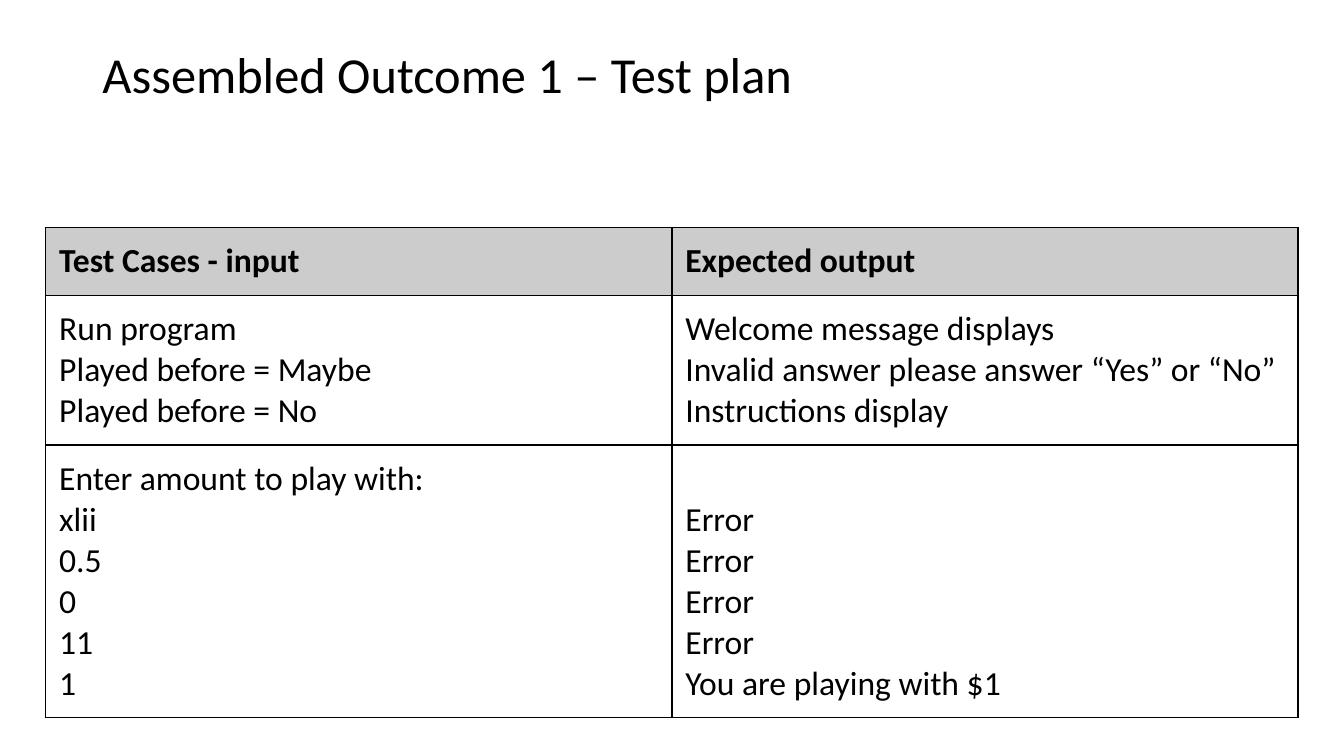
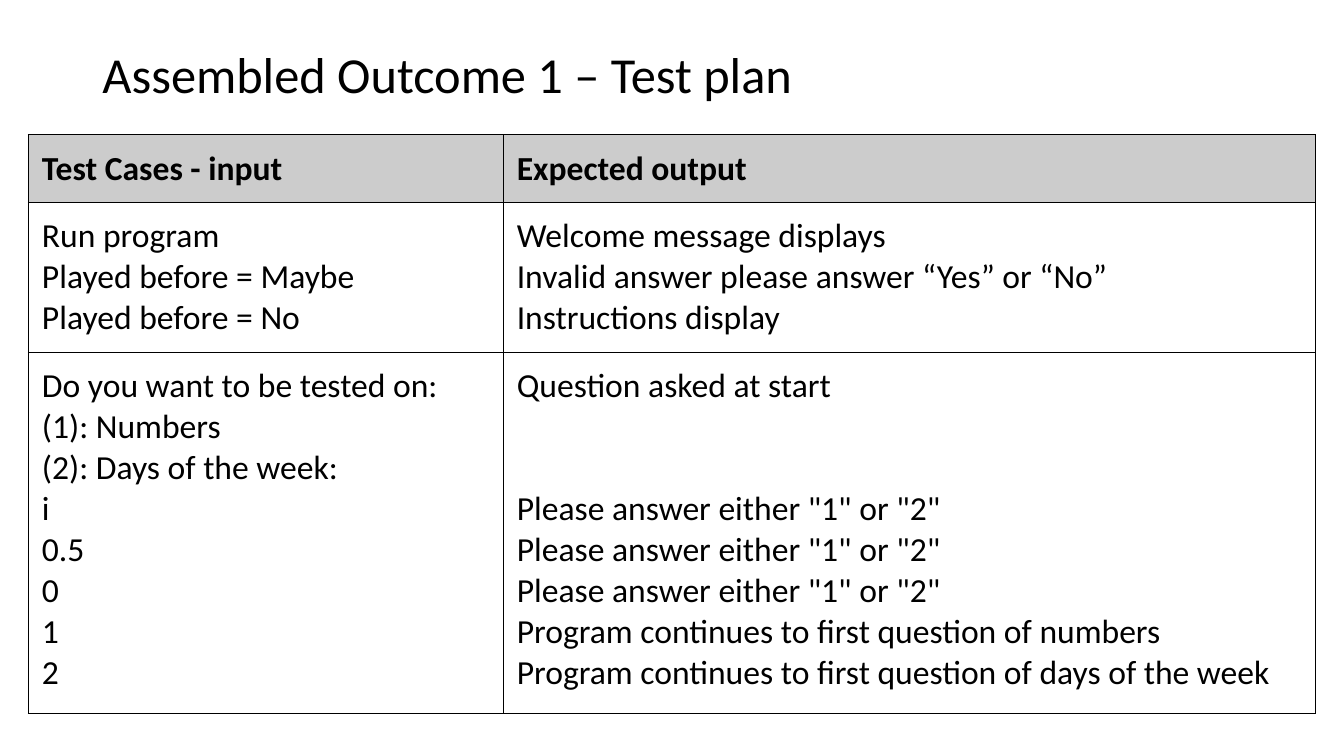
Before and after one commit to twschool/Assessment, a slide deck: slide 21 of Maori quiz documentation.pptx (slide 29 before the commit). Drawn at 1344x756 pixels with LibreOffice and Linux fonts; fonts in the diff are those of the drawing. Boxes give left, top, right and bottom in pixels: in the first picture for what was removed or moved away, otherwise in the second. Text is boxed around its words. In the diff, an @@ line names an element or a change of style, - is before the commit and + after.

Commit message:
Minor changes to make program consistant
Fixed spelling errors and removed inconsistant things like the random semicolon in the instructions and added more instructions to the instructions

```diff
--- a/Maori quiz documentation.pptx
+++ b/Maori quiz documentation.pptx
@@ table at bbox=[28, 135, 1316, 712] @@
-row 3, column 1: Enter amount to play with: / xlii / 0.5 / 0 / 11 / 1
+row 3, column 1: Do you want to be tested on: / (1): Numbers / (2): Days of the week: / i / 0.5 / 0 / 1 / 2
@@ row 3, column 2: "Error / Error / Error / Error / You are playing with $1" to "Question asked at start / Please answer either "1" or "2" / Please answer either "1" or "2" / Please answer either "1" or "2" / Program continues to first question of numbers / Program continues to first question of days of the week" @@
@@ table: place and size @@
-table at bbox=[45, 228, 1298, 712]
+table at bbox=[28, 135, 1316, 712]
```
Also in this commit, not shown: 5 other slides changed, 2 slides added, 11 slides removed, 1 other file.
